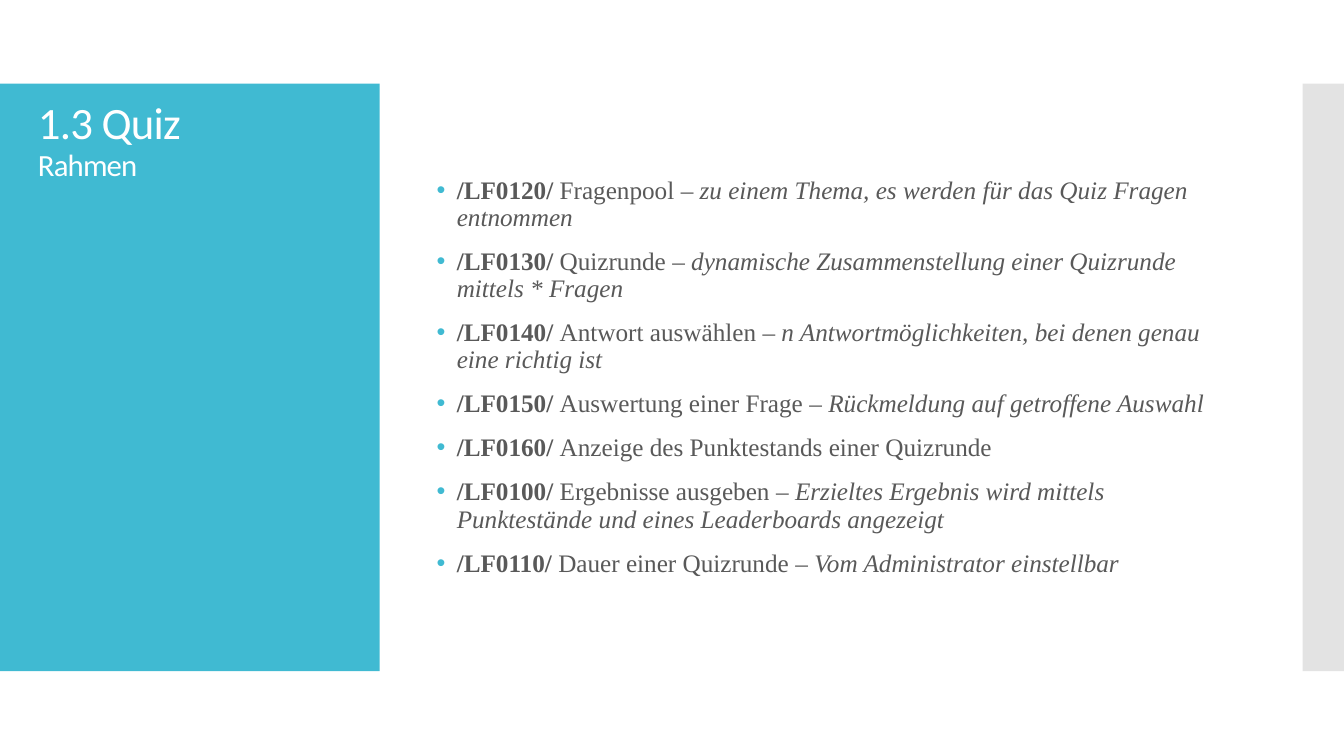
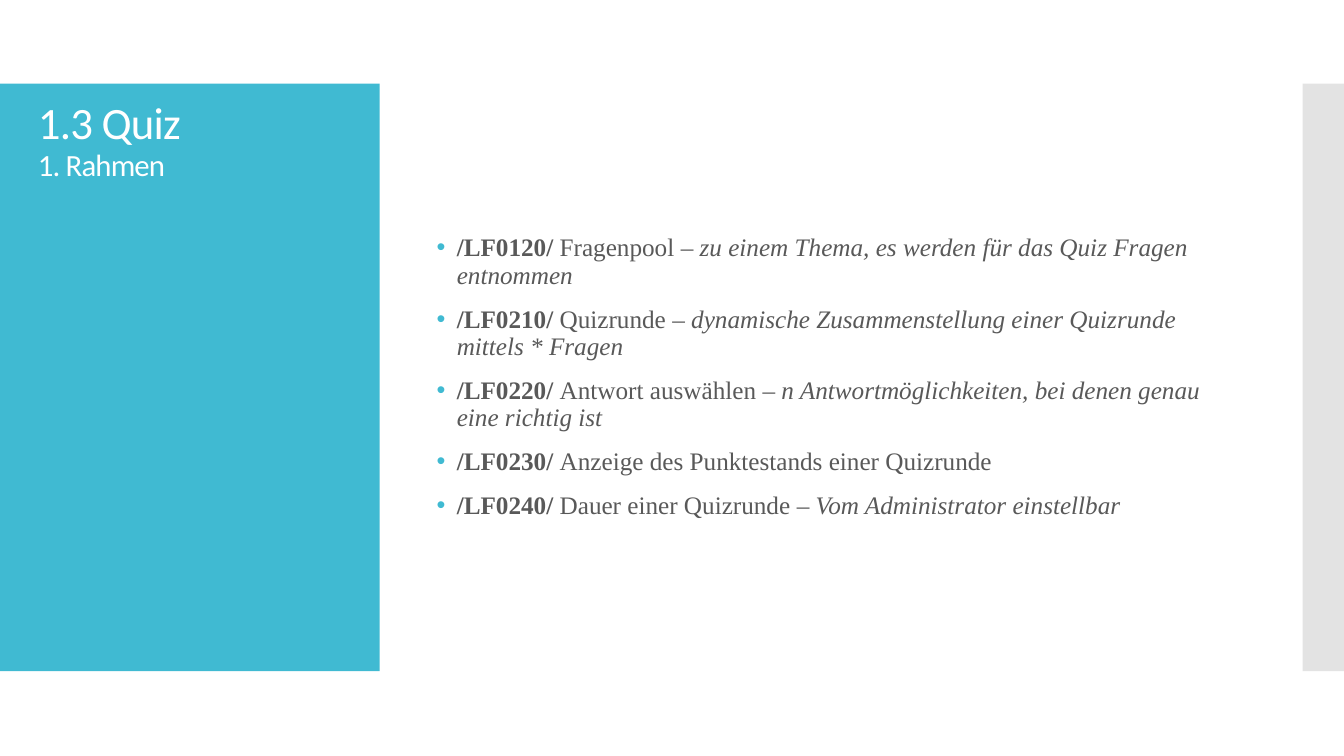
Before and after one commit to ch-schlecht/cz17a, a slide deck: slide 6 of Vortrag/Review_Lastenheft_Folien.pptx. Drawn at 1344x756 pixels with LibreOffice and Linux fonts; fonts in the diff are those of the drawing. Boxes give left, top, right and bottom in pixels: in the first picture for what was removed or moved away, otherwise in the second. Text is boxed around its words. In the diff, an @@ line names an element or a change of style, - is before the commit and + after.

```diff
--- a/Vortrag/Review_Lastenheft_Folien.pptx
+++ b/Vortrag/Review_Lastenheft_Folien.pptx
@@ title at [38, 108, 181, 176]: text changed; size 32 to 22 pt @@
-1.3 Quiz
-Rahmen
+1.3 Quiz
+1. Rahmen
@@ text at [457, 310, 1200, 518]: text changed @@
-• /LF0130/ Quizrunde – dynamische Zusammenstellung einer Quizrunde mittels * Fragen
-• /LF0140/ Antwort auswählen – n Antwortmöglichkeiten, bei denen genau eine richtig ist
-• /LF0150/ Auswertung einer Frage – Rückmeldung auf getroffene Auswahl
-• /LF0160/ Anzeige des Punktestands einer Quizrunde
-• /LF0100/ Ergebnisse ausgeben – Erzieltes Ergebnis wird mittels Punktestände und eines Leaderboards angezeigt
-• /LF0110/ Dauer einer Quizrunde – Vom Administrator einstellbar
+• /LF0210/ Quizrunde – dynamische Zusammenstellung einer Quizrunde mittels * Fragen
+• /LF0220/ Antwort auswählen – n Antwortmöglichkeiten, bei denen genau eine richtig ist
+• /LF0230/ Anzeige des Punktestands einer Quizrunde
+• /LF0240/ Dauer einer Quizrunde – Vom Administrator einstellbar
```
Also in this commit, not shown: 19 other slides changed, 1 slide added, 1 slide removed.
